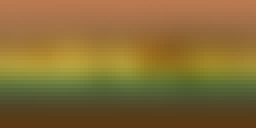
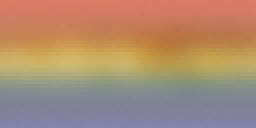
Comparing the layer stacks of the two w=256, h=128 images. Changes:
"Layer": opacity 58% → 79%, painted on it over [0, 0, 256, 128]
painted on "skybox_01.png copy" over [0, 0, 256, 128]
